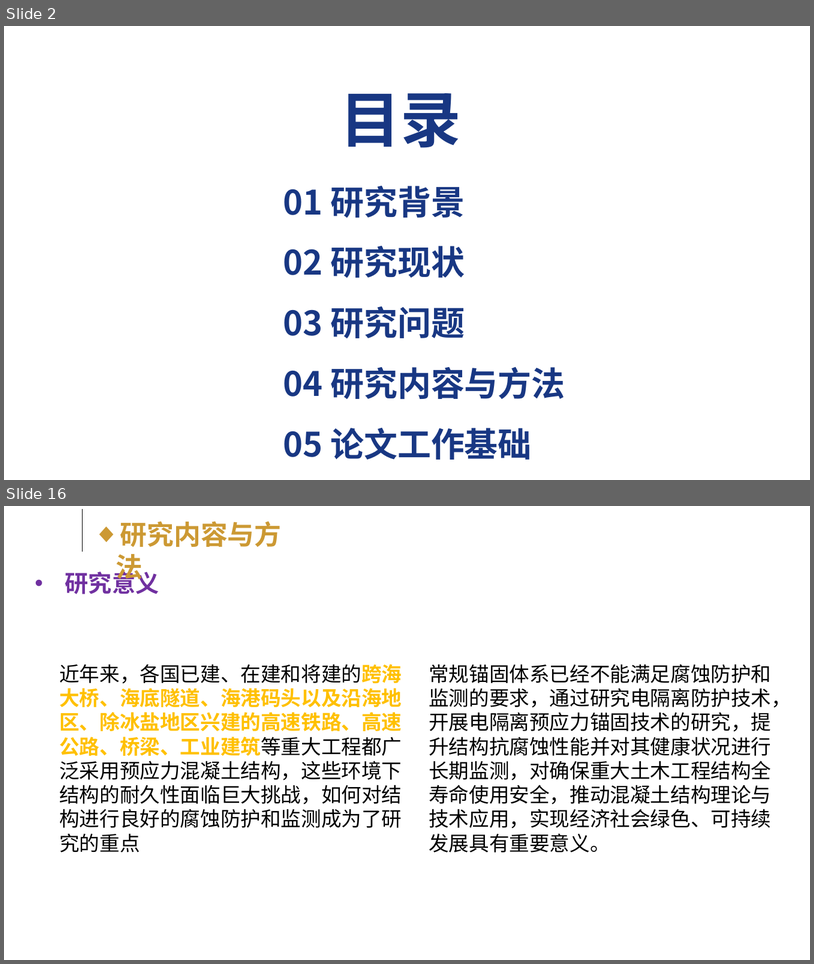
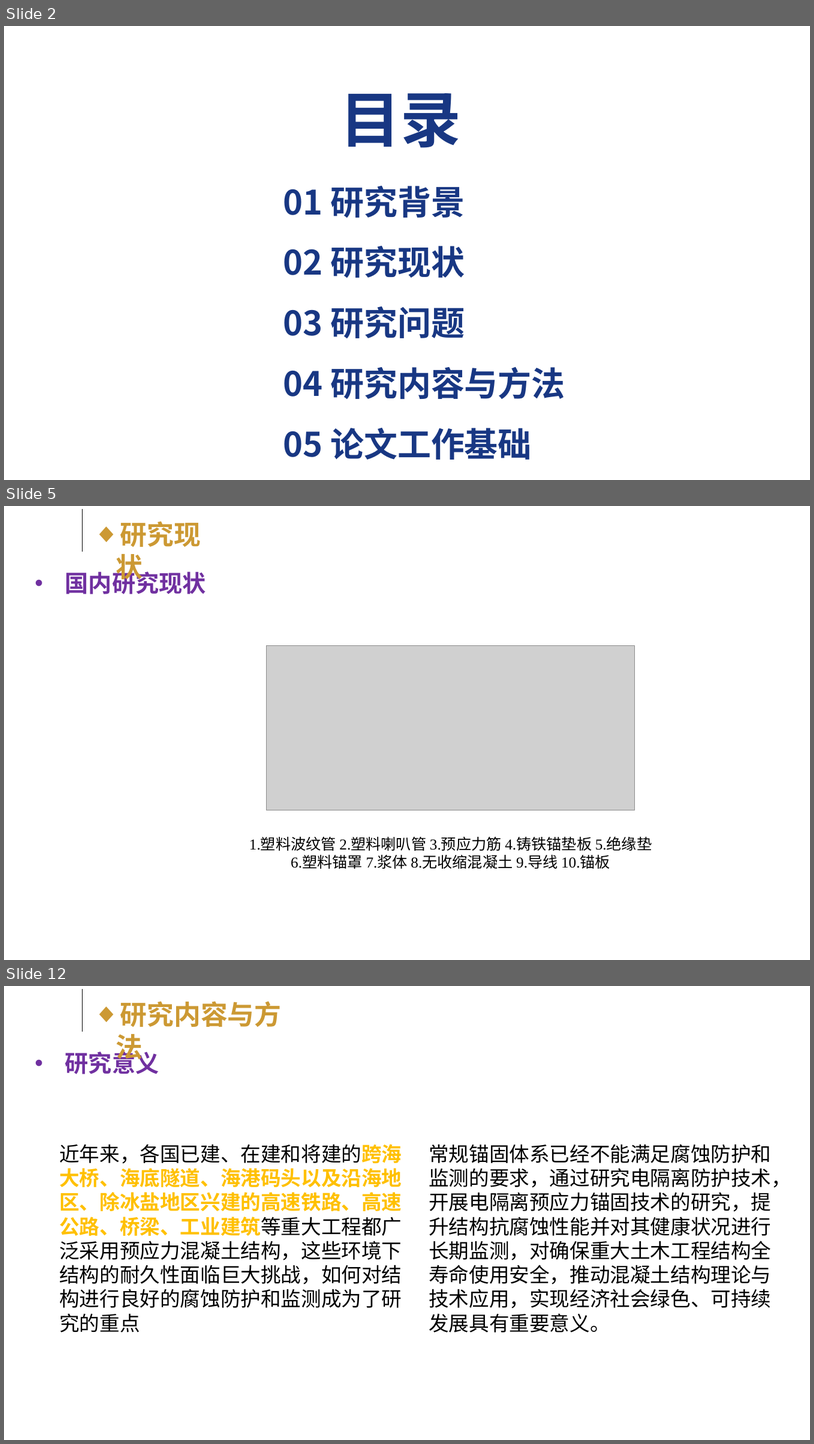
Before and after one commit to kokowhen/paper-manage, a slide deck: EIT/开题答辩slide.pptx. Shown one above the other, each under a label of ours: slides 2 and 16 before the commit, slides 2, 5 and 12 after it; the slides between them are not shown. The pictures are 814x964 and 814x1444 pixels, drawn with LibreOffice and Linux fonts; fonts in the diff are those of the drawing; grey boxes stand for pictures; background and template pictures are left out. Boxes give left, top, right and bottom in pixels: in the first picture for what was removed or moved away, otherwise in the second. Text is boxed around its words. In the diff, an @@ line names an element or a change of style, - is before the commit and + after.

```diff
--- a/EIT/开题答辩slide.pptx
+++ b/EIT/开题答辩slide.pptx
@@ slide 5 added at (4, 506, 810, 960), background #FFFFFF @@
@@ line added from (82, 509) to (82, 552), #000000 0.75 pt @@
@@ text added at (116, 521, 201, 584), 32 pt, text #CC9933, bold @@
+◆ 研究现状
@@ text added at (65, 568, 206, 594), 28 pt, text #7030A0, bold @@
+• 国内研究现状
@@ picture added at (267, 646, 635, 810) @@
@@ text added at (249, 837, 652, 868), 18 pt, text #000000 @@
+1.塑料波纹管 2.塑料喇叭管 3.预应力筋 4.铸铁锚垫板 5.绝缘垫
+6.塑料锚罩 7.浆体 8.无收缩混凝土 9.导线 10.锚板
@@ what was slide 16 is now slide 12 @@
```
Also in this commit, not shown: 8 slides changed, 6 slides removed, 14 other files.
